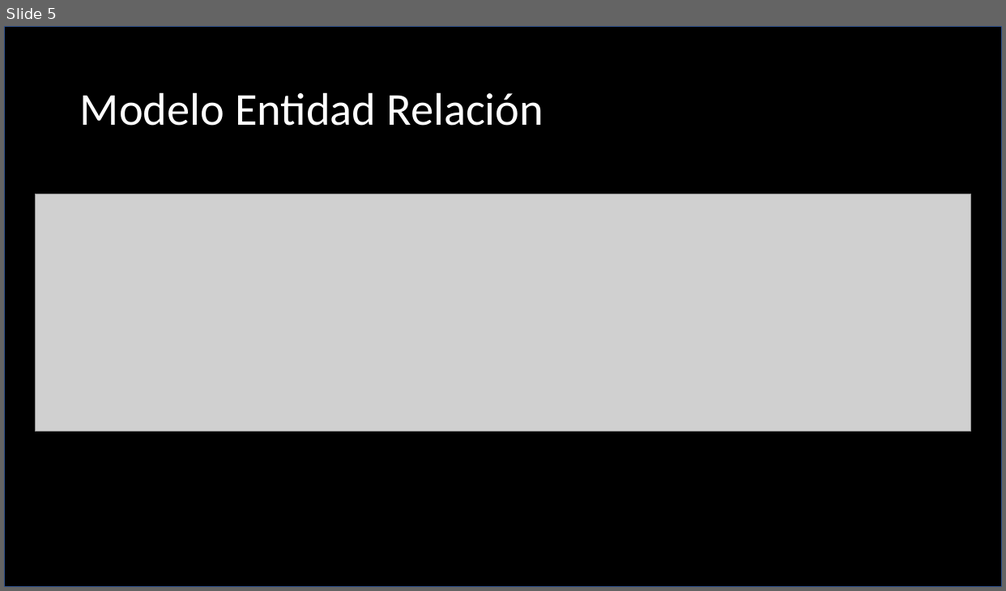
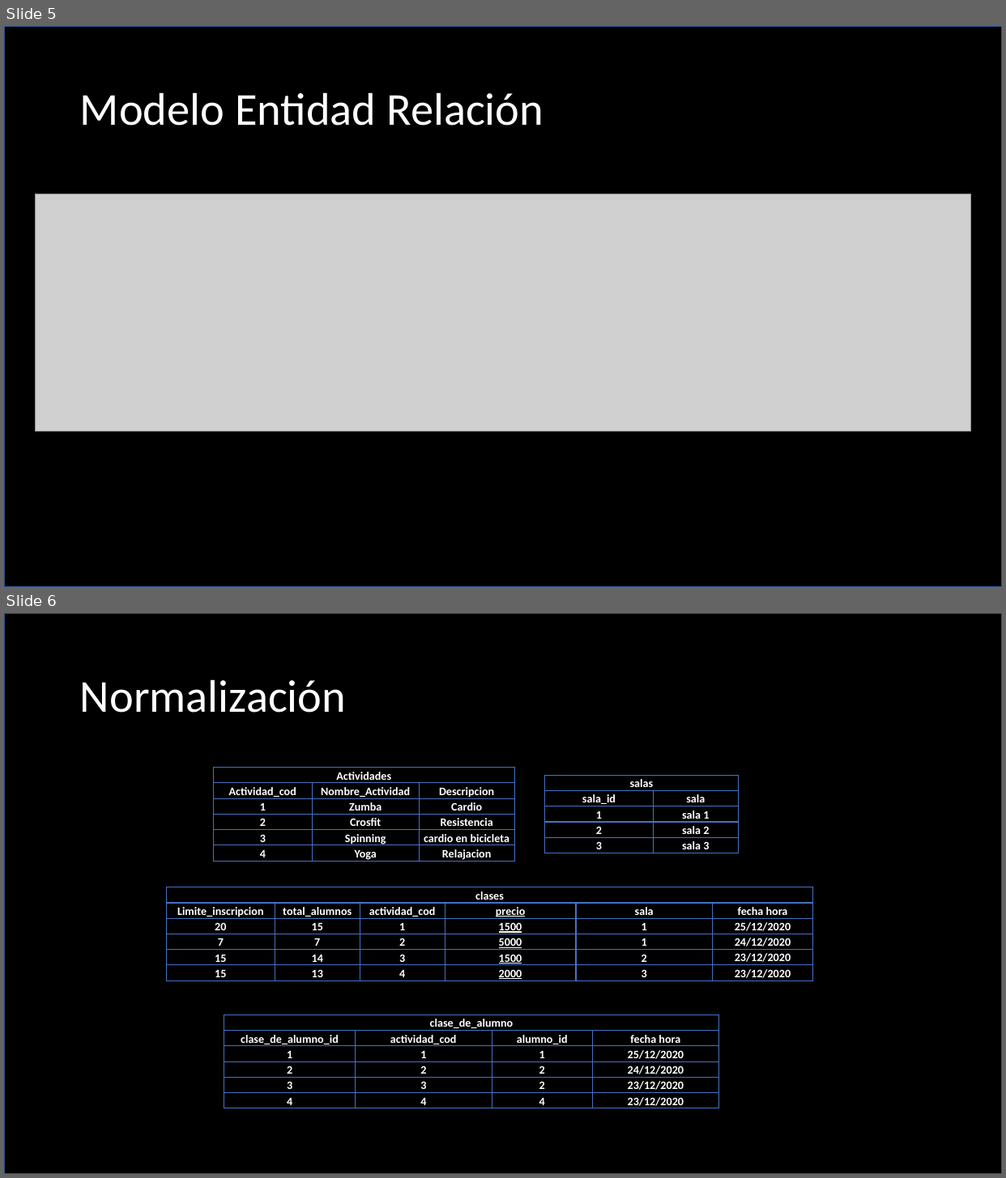
Before and after one commit to Luis-Enrique-Mora/Database-Project, a slide deck: Presentación.pptx. Shown one above the other, each under a label of ours: slide 5 before the commit, slides 5 and 6 after it. The pictures are 1006x591 and 1006x1178 pixels, drawn with LibreOffice and Linux fonts; fonts in the diff are those of the drawing; grey boxes stand for pictures. Boxes give left, top, right and bottom in pixels: in the first picture for what was removed or moved away, otherwise in the second. Text is boxed around its words. In the diff, an @@ line names an element or a change of style, - is before the commit and + after.

```diff
--- a/Presentación.pptx
+++ b/Presentación.pptx
@@ slide 6 added at bbox=[4, 613, 1002, 1174], background #FFFFFF @@
@@ rectangle added at bbox=[4, 613, 1002, 1174], fill #000000, outline #325491 1 pt @@
@@ title added at bbox=[80, 679, 346, 713], 44 pt, text #FFFFFF @@
+Normalización
@@ table added at bbox=[214, 767, 515, 863], 6 rows, 3 columns @@
+Actividades |  | 
+Actividad_cod | Nombre_Actividad | Descripcion
+1 | Zumba | Cardio
+2 | Crosfit | Resistencia
+3 | Spinning | cardio en bicicleta
+4 | Yoga | Relajacion
@@ table added at bbox=[545, 776, 739, 854], 5 rows, 2 columns @@
+salas | 
+sala_id | sala
+1 | sala 1
+2 | sala 2
+3 | sala 3
@@ table added at bbox=[167, 888, 813, 982], 6 rows, 6 columns @@
+clases |  |  |  |  | 
+Limite_inscripcion | total_alumnos | actividad_cod | precio | sala | fecha hora
+20 | 15 | 1 | 1500 | 1 | 25/12/2020
+7 | 7 | 2 | 5000 | 1 | 24/12/2020
+15 | 14 | 3 | 1500 | 2 | 23/12/2020
+15 | 13 | 4 | 2000 | 3 | 23/12/2020
@@ table added at bbox=[224, 1015, 719, 1112], 6 rows, 4 columns @@
+clase_de_alumno |  |  | 
+clase_de_alumno_id | actividad_cod | alumno_id | fecha hora
+1 | 1 | 1 | 25/12/2020
+2 | 2 | 2 | 24/12/2020
+3 | 3 | 2 | 23/12/2020
+4 | 4 | 4 | 23/12/2020
```
Also in this commit, not shown: 1 slide changed, 1 other file.
